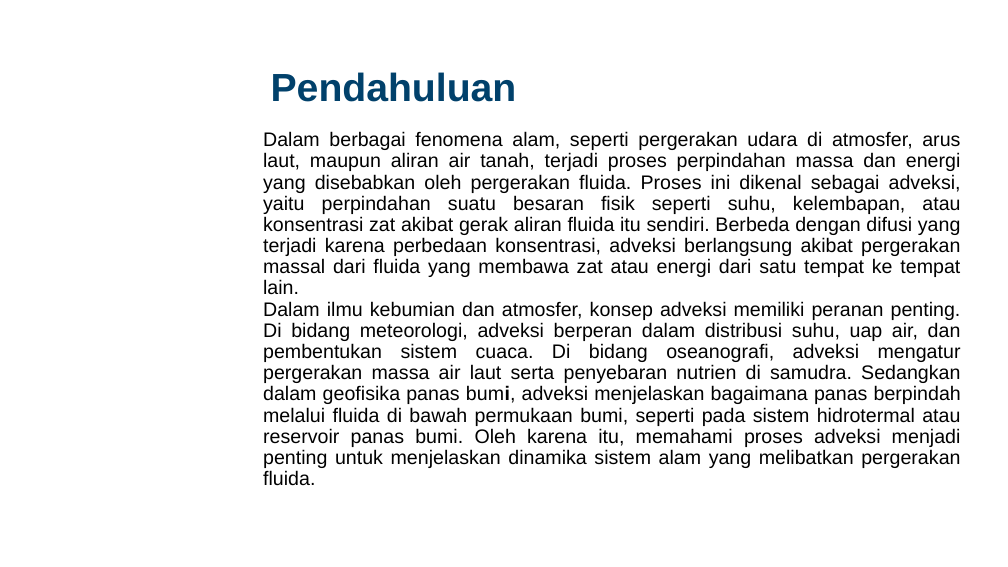
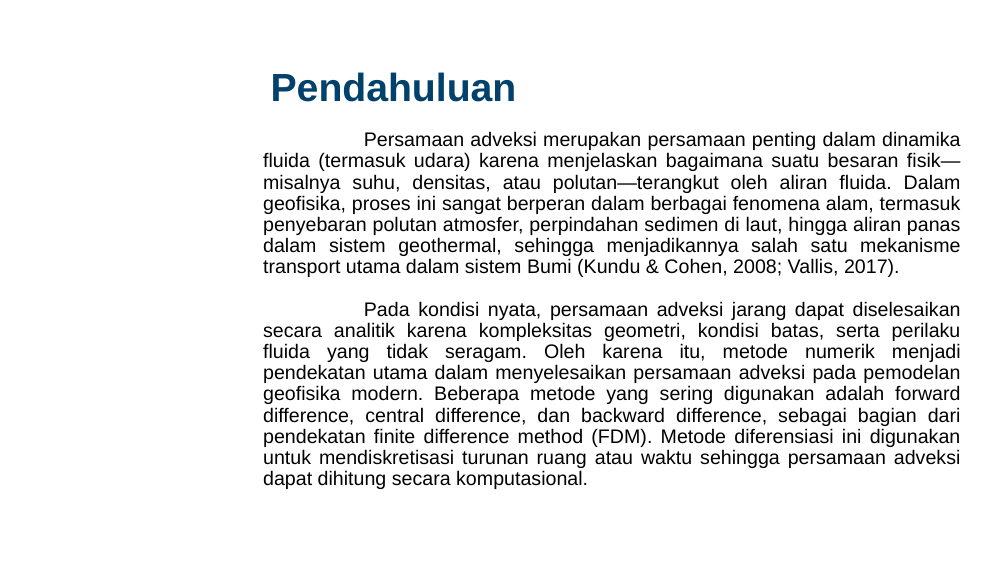
Before and after one commit to Widityas/Kelompok_3_PersamaanAdveksi, a slide deck: slide 2 of Final Project Numerik Kelompok 3.pptx. Drawn at 1008x567 pixels with LibreOffice and Linux fonts; fonts in the diff are those of the drawing; background and template pictures are left out. Boxes give left, top, right and bottom in pixels: in the first picture for what was removed or moved away, otherwise in the second. Text is boxed around its words. In the diff, an @@ line names an element or a change of style, - is before the commit and + after.

```diff
--- a/Final Project Numerik Kelompok 3.pptx
+++ b/Final Project Numerik Kelompok 3.pptx
@@ text at bbox=[263, 131, 961, 489]: text changed @@
-Dalam berbagai fenomena alam, seperti pergerakan udara di atmosfer, arus laut, maupun aliran air tanah, terjadi proses perpindahan massa dan energi yang disebabkan oleh pergerakan fluida. Proses ini dikenal sebagai adveksi, yaitu perpindahan suatu besaran fisik seperti suhu, kelembapan, atau konsentrasi zat akibat gerak aliran fluida itu sendiri. Berbeda dengan difusi yang terjadi karena perbedaan konsentrasi, adveksi berlangsung akibat pergerakan massal dari fluida yang membawa zat atau energi dari satu tempat ke tempat lain.
-Dalam ilmu kebumian dan atmosfer, konsep adveksi memiliki peranan penting. Di bidang meteorologi, adveksi berperan dalam distribusi suhu, uap air, dan pembentukan sistem cuaca. Di bidang oseanografi, adveksi mengatur pergerakan massa air laut serta penyebaran nutrien di samudra. Sedangkan dalam geofisika panas bumi, adveksi menjelaskan bagaimana panas berpindah melalui fluida di bawah permukaan bumi, seperti pada sistem hidrotermal atau reservoir panas bumi. Oleh karena itu, memahami proses adveksi menjadi penting untuk menjelaskan dinamika sistem alam yang melibatkan pergerakan fluida.
+Persamaan adveksi merupakan persamaan penting dalam dinamika fluida (termasuk udara) karena menjelaskan bagaimana suatu besaran fisik—misalnya suhu, densitas, atau polutan—terangkut oleh aliran fluida. Dalam geofisika, proses ini sangat berperan dalam berbagai fenomena alam, termasuk penyebaran polutan atmosfer, perpindahan sedimen di laut, hingga aliran panas dalam sistem geothermal, sehingga menjadikannya salah satu mekanisme transport utama dalam sistem Bumi (Kundu & Cohen, 2008; Vallis, 2017).
+Pada kondisi nyata, persamaan adveksi jarang dapat diselesaikan secara analitik karena kompleksitas geometri, kondisi batas, serta perilaku fluida yang tidak seragam. Oleh karena itu, metode numerik menjadi pendekatan utama dalam menyelesaikan persamaan adveksi pada pemodelan geofisika modern. Beberapa metode yang sering digunakan adalah forward difference, central difference, dan backward difference, sebagai bagian dari pendekatan finite difference method (FDM). Metode diferensiasi ini digunakan untuk mendiskretisasi turunan ruang atau waktu sehingga persamaan adveksi dapat dihitung secara komputasional.
```
Also in this commit, not shown: 4 other slides changed, 33 slides added, 4 slides removed, 8 other files.
